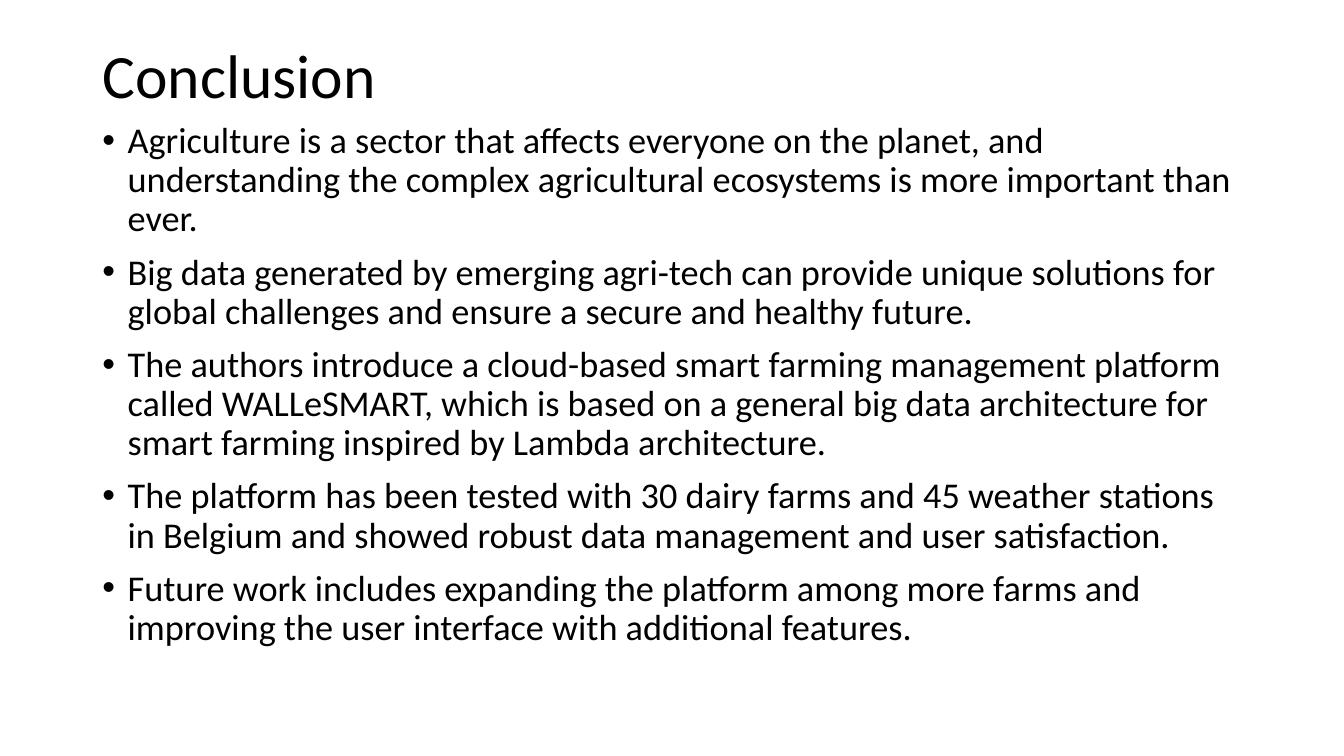
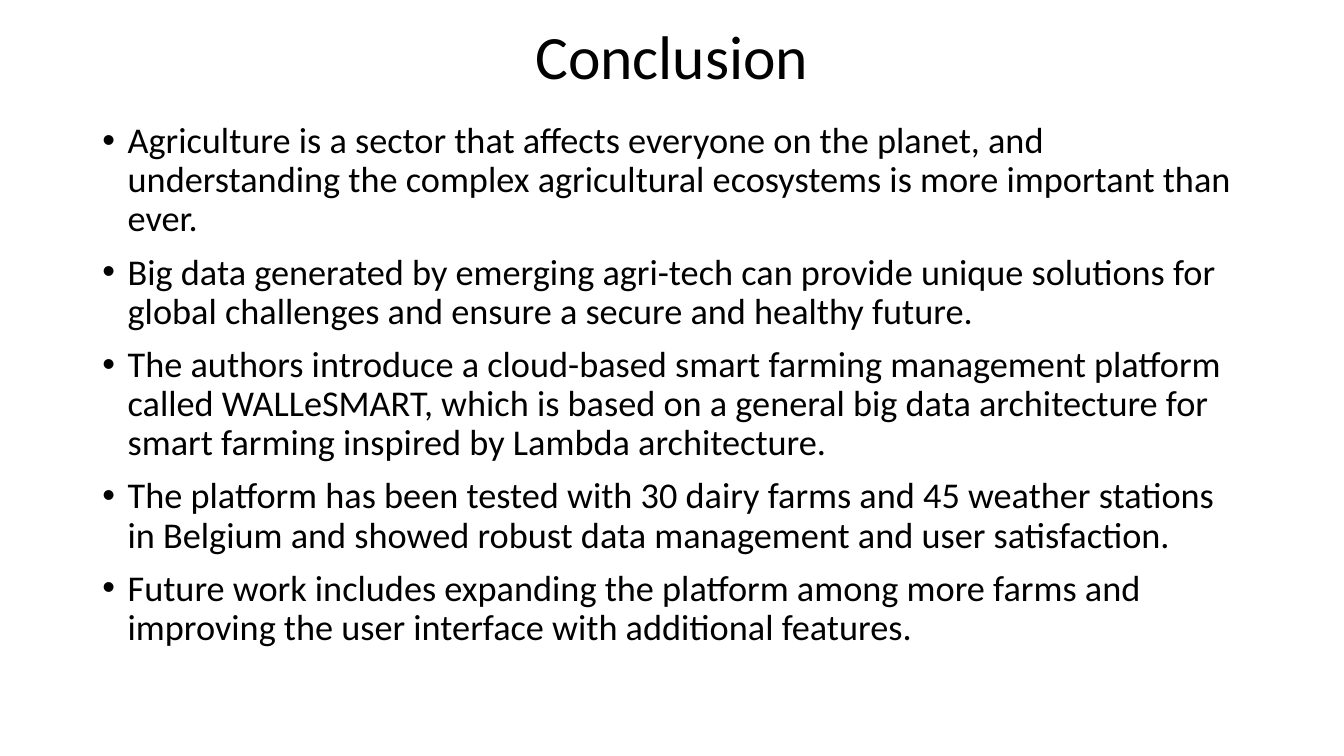
Before and after one commit to la1login/work, a slide deck: slide 8 of 2022-2023/english/sem2/2 pair/articles/second/presentation2.pptx. Drawn at 1344x756 pixels with LibreOffice and Linux fonts; fonts in the diff are those of the drawing. Boxes give left, top, right and bottom in pixels: in the first picture for what was removed or moved away, otherwise in the second. Text is boxed around its words. In the diff, an @@ line names an element or a change of style, - is before the commit and + after.

```diff
--- a/2022-2023/english/sem2/2 pair/articles/second/presentation2.pptx
+++ b/2022-2023/english/sem2/2 pair/articles/second/presentation2.pptx
@@ title "Conclusion": place and size @@
-title "Conclusion" at bbox=[102, 55, 375, 99]
+title "Conclusion" at bbox=[535, 36, 808, 80]
@@ title "Conclusion" at bbox=[535, 36, 808, 80]: alignment left to centre @@
```
Also in this commit, not shown: 7 other slides changed, 4 other files.
